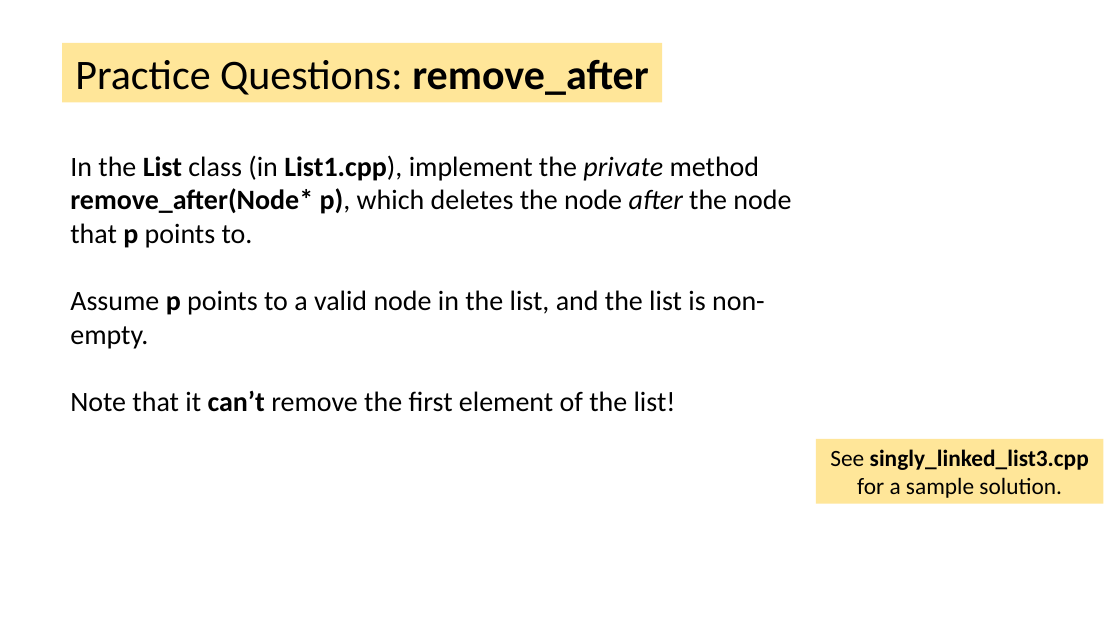
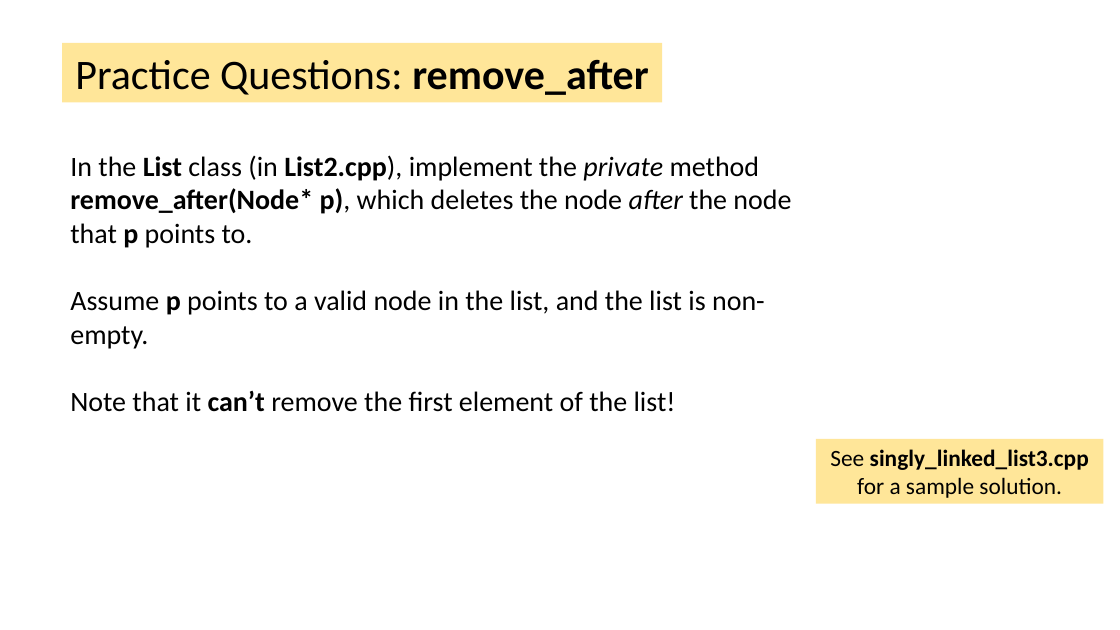
Before and after one commit to tjd1234/cmpt225fall2023, a slide deck: slide 4 of lecture_notes/week3/week3.pptx (slide 3 before the commit). Drawn at 1120x630 pixels with LibreOffice and Linux fonts; fonts in the diff are those of the drawing. Boxes give left, top, right and bottom in pixels: in the first picture for what was removed or moved away, otherwise in the second. Text is boxed around its words. In the diff, an @@ line names an element or a change of style, - is before the commit and + after.

```diff
--- a/lecture_notes/week3/week3.pptx
+++ b/lecture_notes/week3/week3.pptx
@@ text at (70,155,791,248): text changed @@
-In the List class (in List1.cpp), implement the private method remove_after(Node* p), which deletes the node after the node that p points to.
+In the List class (in List2.cpp), implement the private method remove_after(Node* p), which deletes the node after the node that p points to.
```
Also in this commit, not shown: 2 other slides changed, 1 slide added, 5 other files.
